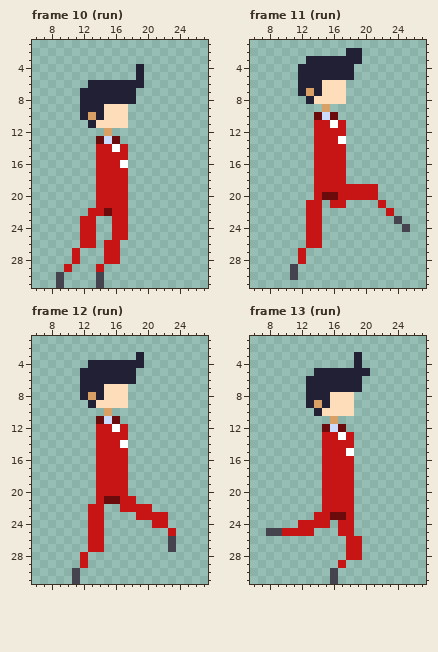
A pixel-art file gets an edit: CareerOpportunities/Content/prototype/characters.aseprite. The picture above is the old version.
32x32 pixels, 15 frames. Shown: frame 10 (run): x 6..27, y 1..31; frame 11 (run): x 6..27, y 1..31; frame 12 (run): x 6..27, y 1..31; frame 13 (run): x 6..27, y 1..31. The commit also changed other frames, which this record leaves out.
After:
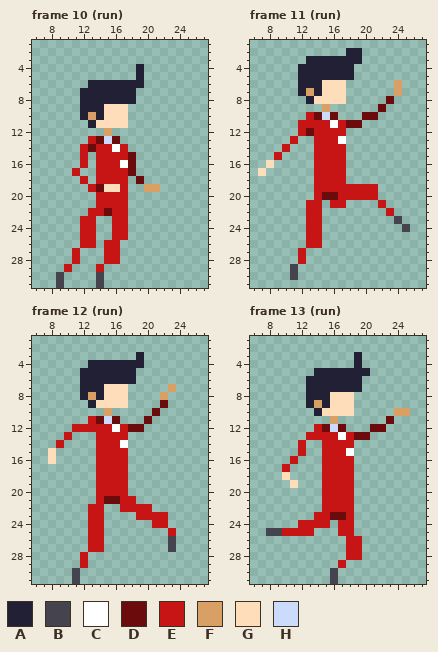
Palette (. is transparent): A #222034  B #45444e  C #ffffff  D #6c0b0b  E #c71414  F #d9a066  G #feddba  H #cbdbfc
What changed:
--- frame 10 (run), layer "Tim"
@@ x 9..23 @@
 12 ......F........
-13 .....DHD.......
-14 .....EECE......
-15 .....EEEE......
-16 .....EEEC......
-17 .....EEEE......
-18 .....EEEE......
-19 .....EEEE......
+13 ....EDHD.......
+14 ...EDEECE......
+15 ...E.EEEED.....
+16 ...E.EEECD.....
+17 ..E..EEEED.....
+18 ...E.EEEE.D....
+19 ....EDGGE..FF..
 20 .....EEEE......
--- frame 11 (run), layer "Tim"
@@ x 6..27 @@
  5 ......AAAAAAA.........
- 6 ......AAAGGG..........
- 7 ......AFAGGG..........
- 8 .......AGGGG..........
- 9 .........F............
-10 ........DHD...........
-11 ........EECE..........
-12 ........EEEE..........
-13 ........EEEC..........
-14 ........EEEE..........
-15 ........EEEE..........
-16 ........EEEE..........
-17 ........EEEE..........
+ 6 ......AAAGGG......F...
+ 7 ......AFAGGG......F...
+ 8 .......AGGGG.....D....
+ 9 .........F......D.....
+10 .......EDHD...DD......
+11 ......EEEECEDD........
+12 ......EDEEEE..........
+13 .....E..EEEC..........
+14 ....E...EEEE..........
+15 ...E....EEEE..........
+16 ..G.....EEEE..........
+17 .G......EEEE..........
 18 ........EEEE..........
--- frame 12 (run), layer "Tim"
@@ x 6..27 @@
  6 ......AAAAAAA.........
- 7 ......AAAGGG..........
- 8 ......AFAGGG..........
- 9 .......AGGGG..........
-10 .........F............
-11 ........DHD...........
-12 ........EECE..........
-13 ........EEEE..........
-14 ........EEEC..........
-15 ........EEEE..........
-16 ........EEEE..........
+ 7 ......AAAGGG.....F....
+ 8 ......AFAGGG....F.....
+ 9 .......AGGGG....D.....
+10 .........F.....D......
+11 .......EDHD...D.......
+12 .....EEEEECEDD........
+13 ....E...EEEE..........
+14 ...E....EEEC..........
+15 ..G.....EEEE..........
+16 ..G.....EEEE..........
 17 ........EEEE..........
--- frame 13 (run), layer "Tim"
@@ x 6..27 @@
  9 .......AFAGGG.........
-10 ........AGGGG.........
-11 ..........F...........
-12 .........DHD..........
-13 .........EECE.........
-14 .........EEEE.........
-15 .........EEEC.........
-16 .........EEEE.........
-17 .........EEEE.........
-18 .........EEEE.........
-19 .........EEEE.........
+10 ........AGGGG.....FF..
+11 ..........F......D....
+12 ........EDHD...DD.....
+13 .......EEEECEDD.......
+14 ......E..EEEE.........
+15 ......E..EEEC.........
+16 .....E...EEEE.........
+17 ....E....EEEE.........
+18 ....G....EEEE.........
+19 .....G...EEEE.........
 20 .........EEEE.........
Changed places in both pictures, as pixel boxes (x1, y1, x2, y2):
changed: (72, 136, 160, 192)
added: (346, 80, 402, 128)
added: (258, 112, 314, 176)
added: (128, 384, 176, 432)
added: (48, 416, 96, 464)
added: (354, 408, 410, 440)
added: (282, 424, 322, 488)
